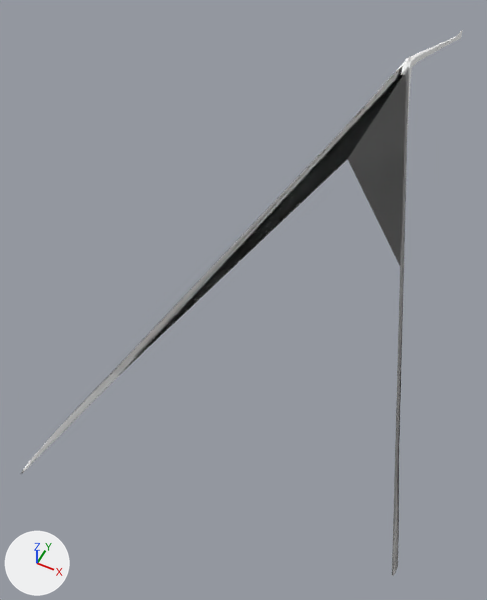
What one commit did to the glTF model frontend/assets/models3d/packs/quaternius-fbx/fish.glb.
Before and after are seen from a camera (50 mm lens) standing at (23.4, 24.2, 37.2) and looking at (1.1, 68.6, -18.4). The axes (+X, +Y, +Z) are drawn at lower left. The lights are the same throughout. The first picture is the older version. Where no turn or scale is listed for an object, it has been applied to the vertices.
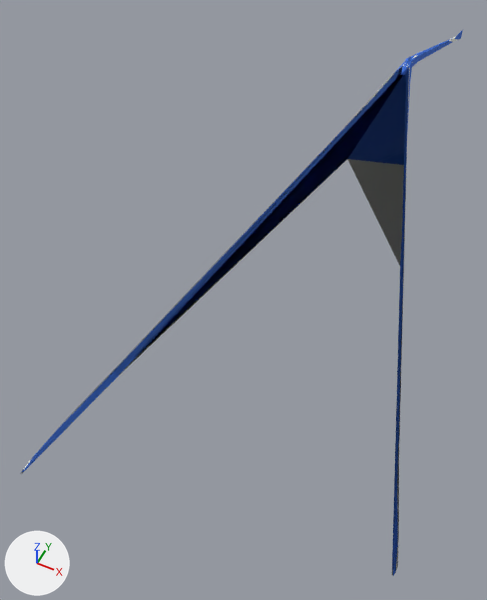
What differs and where, as boxes [x1, y1, x2, y2] in the pictures (487 x 600 px):
'Cube', surface changed
    both: [21, 30, 463, 576]

The change in detail:
Picture 'Image_0' (img_image_0) is new.
In material 'Material_0' (mat_material_0), base_color is no longer (1.0, 1.0, 1.0), white #ffffff.
In material 'Material_0' (mat_material_0), texture is now set to img_image_0.
